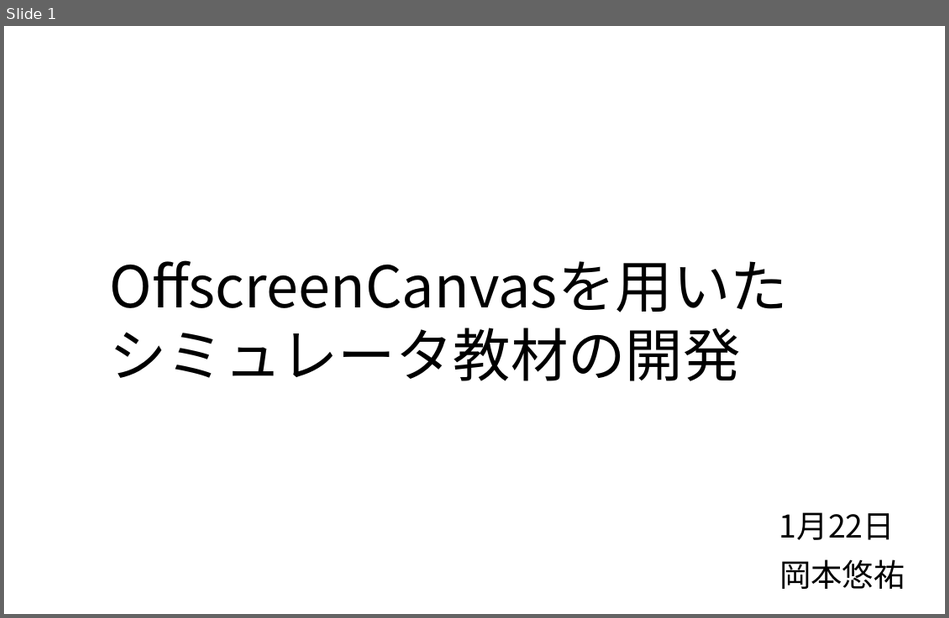
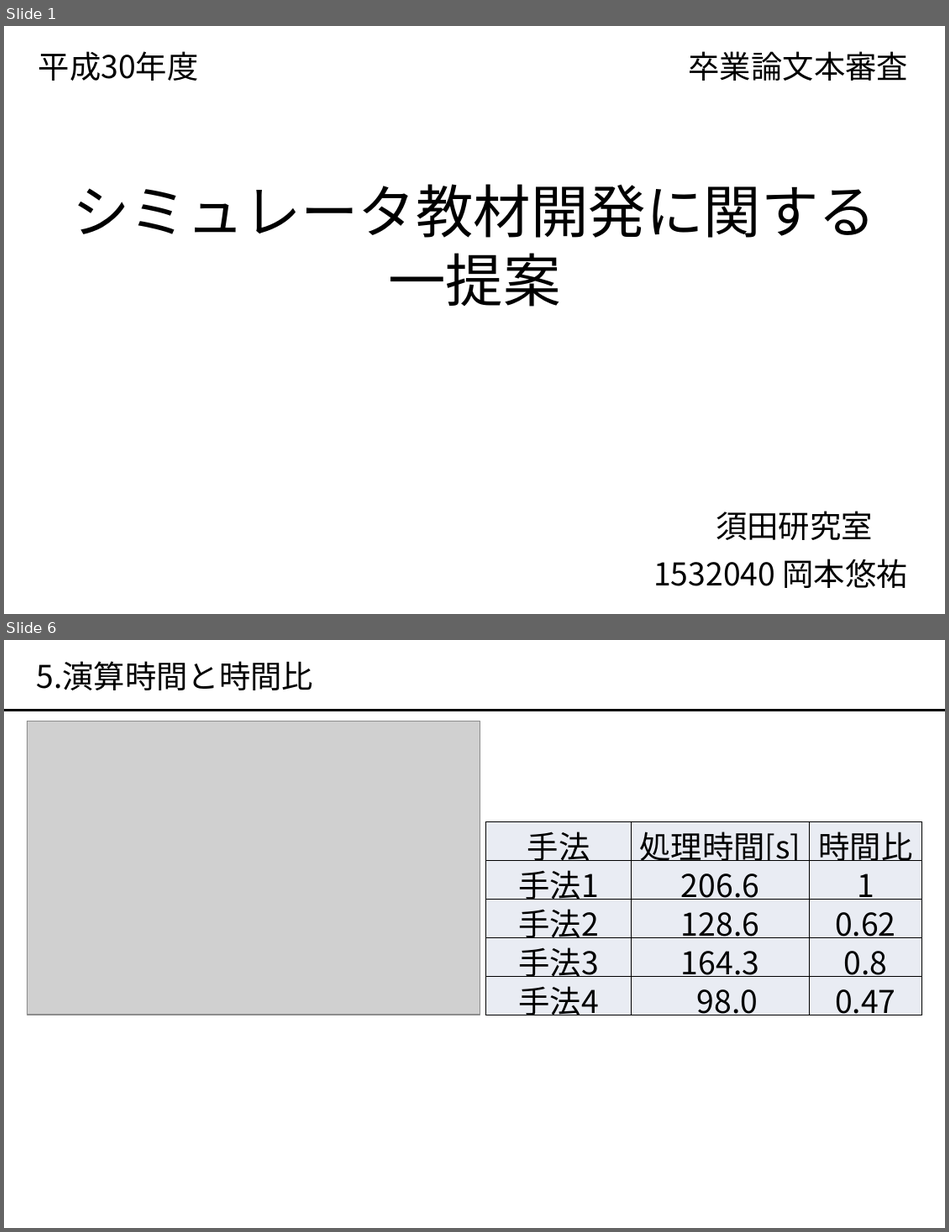
Before and after one commit to okmtaoo/-, a slide deck: presentation/出す.pptx. Shown one above the other, each under a label of ours: slide 1 before the commit, slides 1 and 6 after it; the slides between them are not shown. The pictures are 949x618 and 949x1232 pixels, drawn with LibreOffice and Linux fonts; fonts in the diff are those of the drawing; grey boxes stand for pictures. Boxes give left, top, right and bottom in pixels: in the first picture for what was removed or moved away, otherwise in the second. Text is boxed around its words. In the diff, an @@ line names an element or a change of style, - is before the commit and + after.

```diff
--- a/presentation/出す.pptx
+++ b/presentation/出す.pptx
@@ slide 6 added at (4, 640, 945, 1228), background #FFFFFF @@
@@ text added at (37, 661, 314, 690), 24 pt, text #000000 @@
+5.演算時間と時間比
@@ line added from (4, 711) to (945, 711), #000000 2 pt @@
@@ picture added at (28, 721, 480, 1015) @@
@@ table added at (485, 821, 921, 1019), 5 rows, 3 columns @@
+手法 | 処理時間[s] | 時間比
+手法1 | 206.6 | 1
+手法2 | 128.6 | 0.62
+手法3 | 164.3 | 0.8
+手法4 | 98.0 | 0.47
@@ slide 1 changed as well @@
@@ text added at (38, 51, 199, 81), 24 pt, text #000000 @@
+平成30年度
@@ text added at (689, 51, 908, 81), 24 pt, text #000000 @@
+卒業論文本審査
@@ text at (72, 184, 876, 307): text changed @@
-OffscreenCanvasを用いた
-シミュレータ教材の開発
+シミュレータ教材開発に関する
+一提案
@@ text at (715, 511, 873, 540): text changed @@
-1月22日
+須田研究室
@@ text at (653, 559, 908, 588): text changed @@
-岡本悠祐
+1532040 岡本悠祐
```
Also in this commit, not shown: 4 other slides changed, 8 other slides added, 4 slides removed, 47 other files.
